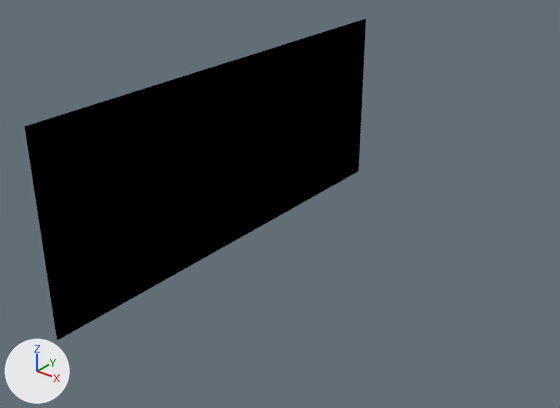
A saved change to the Blender file Refactored Project/assets/blocks/autotiles-from-models.blend.
Before and after are seen from a 50 mm lens placed at (8.17, -10.73, 3.2), pointed at (-4.39, 4.96, -6.53). The lights are fixed; the arrows at lower left show +X, +Y and +Z.

In view in the first picture: 'Background'.
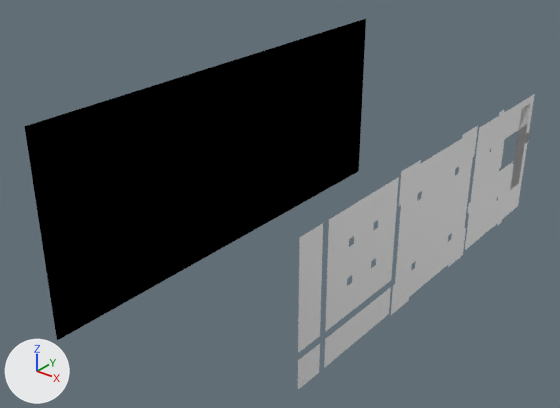
ob_mirror_2 is not drawn itself; it is used by a modifier of ob_solid_2_002.
ob_array_3 is not drawn itself; it is used by a modifier of ob_outer.

Boxes [x1, y1, x2, y2] around the edits, measured in the pictures (560 x 408 px):
'solid-3', shown: after [298, 177, 399, 390]
'solid-2.002', added: after [391, 126, 478, 315]
'outer', added: after [465, 94, 535, 250]
'solid.002', added: after [482, 139, 514, 212]
'solid.003', added: after [510, 106, 530, 190]

The change in detail:
me_plane_018 is used by ob_solid_3; location (0.0, 0.0, -4.0).
me_plane_018 had 128 vertices, 48 faces and spanned x 0.0, y 0.33..3.67, z -3.67..-0.33.
me_plane_018 now has 96 vertices, 48 faces and spans x 0.0, y 0.1..3.9, z -3.9..-0.1.
Part 1, on me_plane_018:
52 vertices are removed from x 0.0, y 1.33..3.67, z -2.67..-0.33.
21 faces are deleted.
42 vertices are added at x 0.0, y 0.1..3.9, z -3.9..-0.1.
34 new vertices lie (0.0, 0.8, 0.0) away from vertices in x 0.0, y 0.1..3.1, z -3.9..-0.1.
12 new vertices lie (0.0, 0.1, 0.0) away from vertices in x 0.0, y 1.9..2.9, z -2.9..-0.1.
8 new vertices lie (0.0, 0.0, 0.8) away from vertices in x 0.0, y 1.1..3.9, z -3.9.
48 new faces join them.
Mesh me_plane_034 is new.
It has 35 vertices, 17 faces and spans x 0.0, y 1.0..2.0, z -1.9..1.0.
Mesh me_plane_033 is new.
It has 35 vertices, 17 faces and spans x 0.0, y 3.0..4.0, z -3.0..-0.33.
Mesh me_plane_031 is new.
It has 50 vertices, 24 faces and spans x 0.0, y 2.0..4.0, z -2.0..0.0.
Mesh me_plane_030 is new.
It has 44 vertices, 23 faces and spans x 0.0, y -1.0..1.0, z -1.0..1.0.
Object 'solid-3' (ob_solid_3) is now shown.
Object 'outer' (ob_outer) is new; it shows me_plane_034.
Its location is (0.0, 10.0, -6.0).
It gains a ARRAY modifier named 'Array'.
Modifier setting: count = 4.
Modifier setting: use_relative_offset = False.
Modifier setting: use_object_offset = True.
Modifier setting: offset_object = ob_array_3.
Object 'array 3' (ob_array_3) is new.
Its location is (0.0, 10.0, -6.0).
Its rotation in degrees is (90, 0, 0).
Object 'solid.003' (ob_solid_003) is new; it shows me_plane_033.
Its location is (0.0, 8.0, -4.0).
Object 'mirror.2' (ob_mirror_2) is new.
Its location is (0.0, 6.0, -6.0).
Object 'solid-2.002' (ob_solid_2_002) is new; it shows me_plane_031.
Its location is (0.0, 4.0, -4.0).
It gains a MIRROR modifier named 'Mirror'.
Modifier setting: use_axis = (False, True, True).
Modifier setting: mirror_object = ob_mirror_2.
Object 'solid.002' (ob_solid_002) is new; it shows me_plane_030.
Its location is (0.0, 10.0, -6.0).
